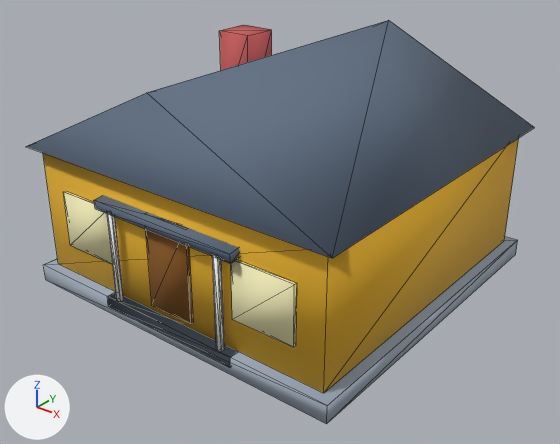
One commit to the glTF model assets/models/ranch-house.glb: the scene before it, then after it.
Before and after are seen from a 50 mm lens placed at (12.53, -16.02, 11.33), pointed at (0.26, -0.68, 1.82). The axes (+X, +Y, +Z) are drawn at lower left. The lights are the same throughout. The picture after the commit comes second. Mesh edges are drawn as thin lines. Where no turn or scale is listed for an object, it has been applied to the vertices.

Script lines for the objects in view, before the commit:
```python
me_geometry_0 = bpy.data.meshes.new('geometry_0')
me_geometry_0.from_pydata(...)  # 98 vertices, 152 faces; spans x -5.0..5.0, y -5.0..5.0, z 0.0..6.5
me_geometry_0.materials.append(mat_sww_flat_vertex)
ob_geometry_0 = bpy.data.objects.new('geometry_0', me_geometry_0)
ob_geometry_0.location = (0.0, 0.0, 0.0)
```
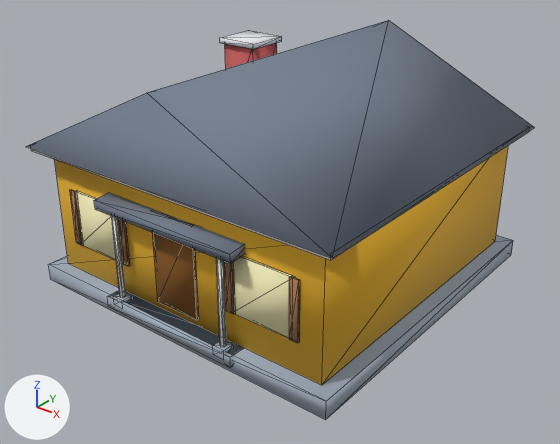
Where the change shows, as pixel boxes [x1, y1, x2, y2] in the pictures (560 x 444 px; the box of a moved part takes in the faces that stretch with it):
'geometry_0', reshaped: before [25, 20, 535, 424]; after [25, 20, 535, 420]
part 1 of me_geometry_0, added: after [48, 235, 513, 420]
part 2 of me_geometry_0, added: after [54, 146, 508, 385]
part 3 of me_geometry_0, added: after [31, 131, 529, 260]
part 4 of me_geometry_0, added: after [225, 43, 277, 69]
part 5 of me_geometry_0, added: after [220, 30, 282, 49]
part 6 of me_geometry_0, moved or reshaped: before [94, 195, 239, 264]; after [94, 192, 245, 264]
part 7 of me_geometry_0, added: after [113, 292, 132, 303]
part 8 of me_geometry_0, added: after [213, 341, 234, 353]
part 9 of me_geometry_0, moved or reshaped: before [145, 229, 193, 324]; after [152, 232, 198, 320]
part 10 of me_geometry_0, moved or reshaped: before [63, 191, 113, 264]; after [76, 191, 116, 260]
part 11 of me_geometry_0, added: after [70, 189, 83, 245]
part 12 of me_geometry_0, added: after [118, 218, 130, 266]
part 13 of me_geometry_0, moved or reshaped: before [231, 260, 296, 348]; after [233, 256, 294, 338]
part 14 of me_geometry_0, added: after [224, 261, 234, 314]
part 15 of me_geometry_0, added: after [289, 276, 300, 343]
part 16 of me_geometry_0, deleted: before [219, 25, 272, 70]
part 17 of me_geometry_0, moved or reshaped: before [43, 138, 519, 424]; after [107, 216, 241, 368]
part 18 of me_geometry_0, recoloured (blue to greyish blue): [27, 20, 528, 258] in both

The change, as a diff of the scene's bpy script:
```diff
--- a/assets/models/ranch-house.glb.py
+++ b/assets/models/ranch-house.glb.py
@@ me_geometry_0 @@
 # used by ob_geometry_0; location = (0.0, 0.0, 0.0)
-me_geometry_0.from_pydata(...)  # 98 vertices, 152 faces; spans x -5.0..5.0, y -5.0..5.0, z 0.0..6.5
+me_geometry_0.from_pydata(...)  # 162 vertices, 248 faces; spans x -5.0..5.0, y -5.0..5.0, z 0.0..6.5
+# me_geometry_0 part 1: a new loose piece, a box spanning x -4.9..4.9, y -4.89..4.9, z 0.0..0.5, in mat_sww_flat_vertex
+# me_geometry_0 part 2: a new loose piece, a box spanning x -4.5..4.5, y -4.49..4.5, z 0.5..4.1, in mat_sww_flat_vertex
+# me_geometry_0 part 3: a new loose piece, a box spanning x -4.9..4.9, y -4.89..4.9, z 3.97..4.12, in mat_sww_flat_vertex
+# me_geometry_0 part 4: a new loose piece, a box spanning x -3.15..-2.05, y 0.95..2.05, z 3.5..6.1, in mat_sww_flat_vertex
+# me_geometry_0 part 5: a new loose piece, a box spanning x -3.25..-1.95, y 0.85..2.15, z 6.07..6.22, in mat_sww_flat_vertex
+# me_geometry_0 part 6: the loose piece of 8 vertices spanning x -2.3..2.3, y -5.0..-4.38, z 3.05..3.35 is scaled about its middle by (1, 1.33, 1.02), then moved by (0.0, 0.1, 0.0)
+# me_geometry_0 part 7: a new loose piece, a box spanning x -1.98..-1.62, y -4.96..-4.61, z 0.32..0.57, in mat_sww_flat_vertex
+# me_geometry_0 part 8: a new loose piece, a box spanning x 1.62..1.98, y -4.96..-4.61, z 0.32..0.57, in mat_sww_flat_vertex
+# me_geometry_0 part 9: the loose piece of 8 vertices spanning x -0.7..0.7, y -4.76..-4.66, z 0.7..3.3 is moved by (0.0, 0.2, 0.0)
+# me_geometry_0 part 10: the loose piece of 8 vertices spanning x -3.9..-2.1, y -4.76..-4.66, z 1.4..3.0 is moved by (0.2, 0.2, 0.0)
+# me_geometry_0 part 11: a new loose piece, a box spanning x -3.875..-3.625, y -4.57..-4.51, z 1.4..3.0, in mat_sww_flat_vertex
+# me_geometry_0 part 12: a new loose piece, a box spanning x -1.975..-1.725, y -4.57..-4.51, z 1.4..3.0, in mat_sww_flat_vertex
+# me_geometry_0 part 13: the loose piece of 8 vertices spanning x 2.1..3.9, y -4.76..-4.66, z 1.4..3.0 is moved by (-0.2, 0.2, 0.0)
+# me_geometry_0 part 14: a new loose piece, a box spanning x 1.725..1.975, y -4.57..-4.51, z 1.4..3.0, in mat_sww_flat_vertex
+# me_geometry_0 part 15: a new loose piece, a box spanning x 3.625..3.875, y -4.57..-4.51, z 1.4..3.0, in mat_sww_flat_vertex
+# me_geometry_0 part 16: the loose piece of 8 vertices spanning x -3.35..-2.25, y 0.95..2.05, z 3.6..6.4 is deleted
+# me_geometry_0 part 17
+# 46 vertices are removed from x -5.0..5.0, y -4.99..5.0, z 0.0..4.1
+# 82 faces are deleted
+# 18 vertices are added at x -2.2..2.2, y -4.87..-4.19, z 0.2..0.55
+# 12 new vertices lie (0.0, 0.0, 2.55) away from vertices in x -1.87..1.87, y -4.87..-4.71, z 0.55
+# 58 new faces join them
+# me_geometry_0 part 18: 8 kept faces spanning x -5.0..5.0, y -4.99..5.0, z 4.1..6.5 get new vertex colours; the middle colour goes from blue #607084 to greyish blue #758091
 me_geometry_0.materials.append(mat_sww_flat_vertex)
```
